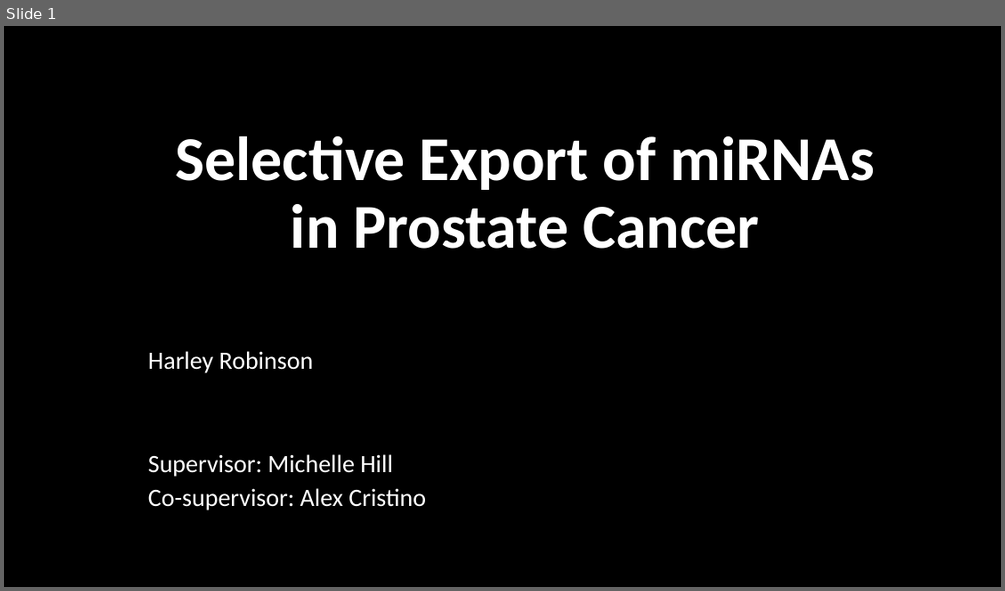
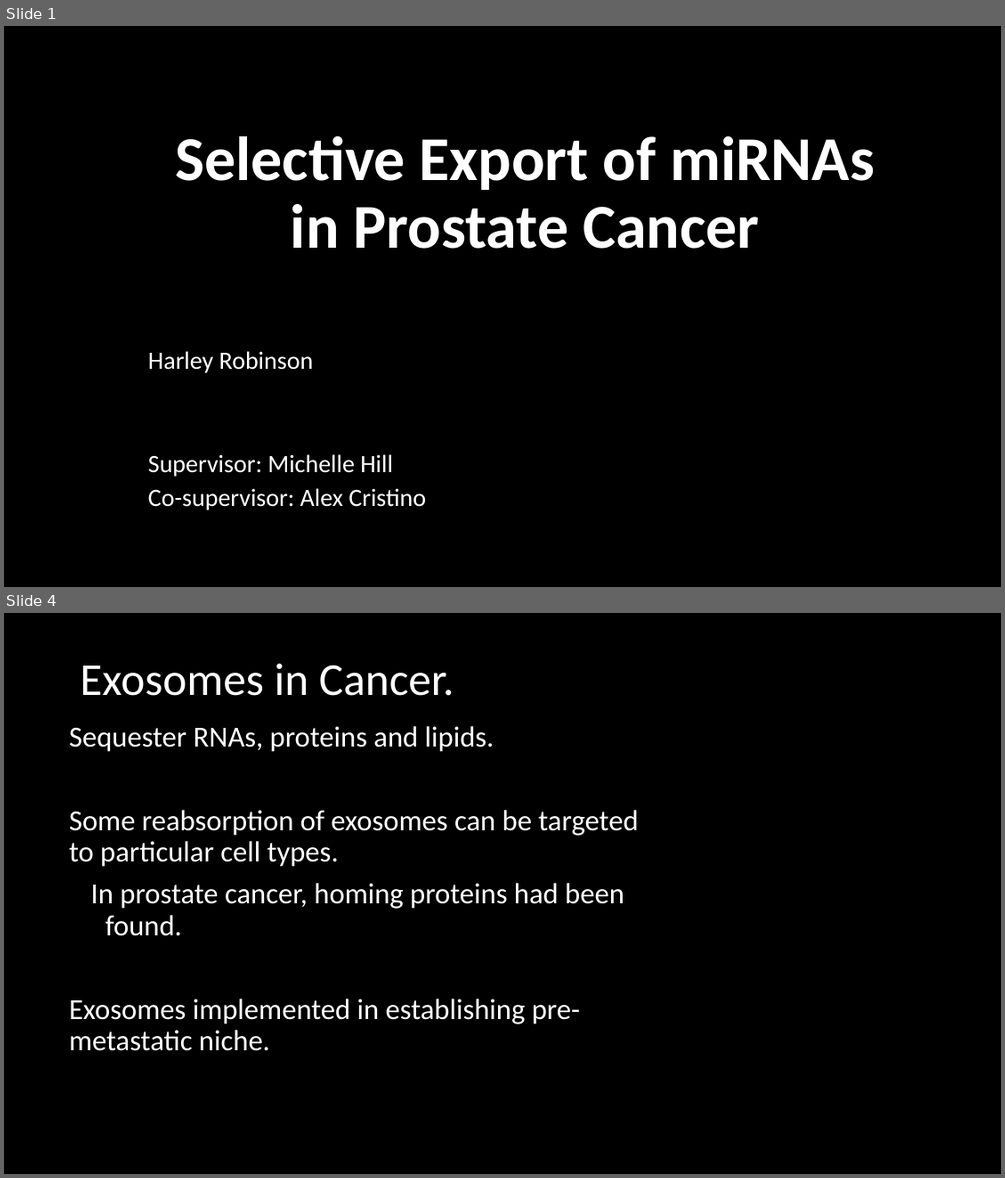
Before and after one commit to HarleyRobinson/Honours2, a slide deck: BackgroundInfo/Template for my presentation.pptx. Shown one above the other, each under a label of ours: slide 1 before the commit, slides 1 and 4 after it; the slides between them are not shown. The pictures are 1005x591 and 1005x1178 pixels, drawn with LibreOffice and Linux fonts; fonts in the diff are those of the drawing; background and template pictures are left out. Boxes give left, top, right and bottom in pixels: in the first picture for what was removed or moved away, otherwise in the second. Text is boxed around its words. In the diff, an @@ line names an element or a change of style, - is before the commit and + after.

```diff
--- a/BackgroundInfo/Template for my presentation.pptx
+++ b/BackgroundInfo/Template for my presentation.pptx
@@ slide 4 added at bbox=[4, 613, 1001, 1174], background #000000 @@
@@ title added at bbox=[80, 663, 454, 696], 44 pt, text #FFFFFF @@
+Exosomes in Cancer.
@@ text added at bbox=[69, 726, 638, 1051], 28 pt, text #FFFFFF @@
+Sequester RNAs, proteins and lipids.
+Some reabsorption of exosomes can be targeted to particular cell types.
+In prostate cancer, homing proteins had been found.
+Exosomes implemented in establishing pre-metastatic niche.
```
Also in this commit, not shown: 4 slides changed, 1 slide removed, 1 other file.
